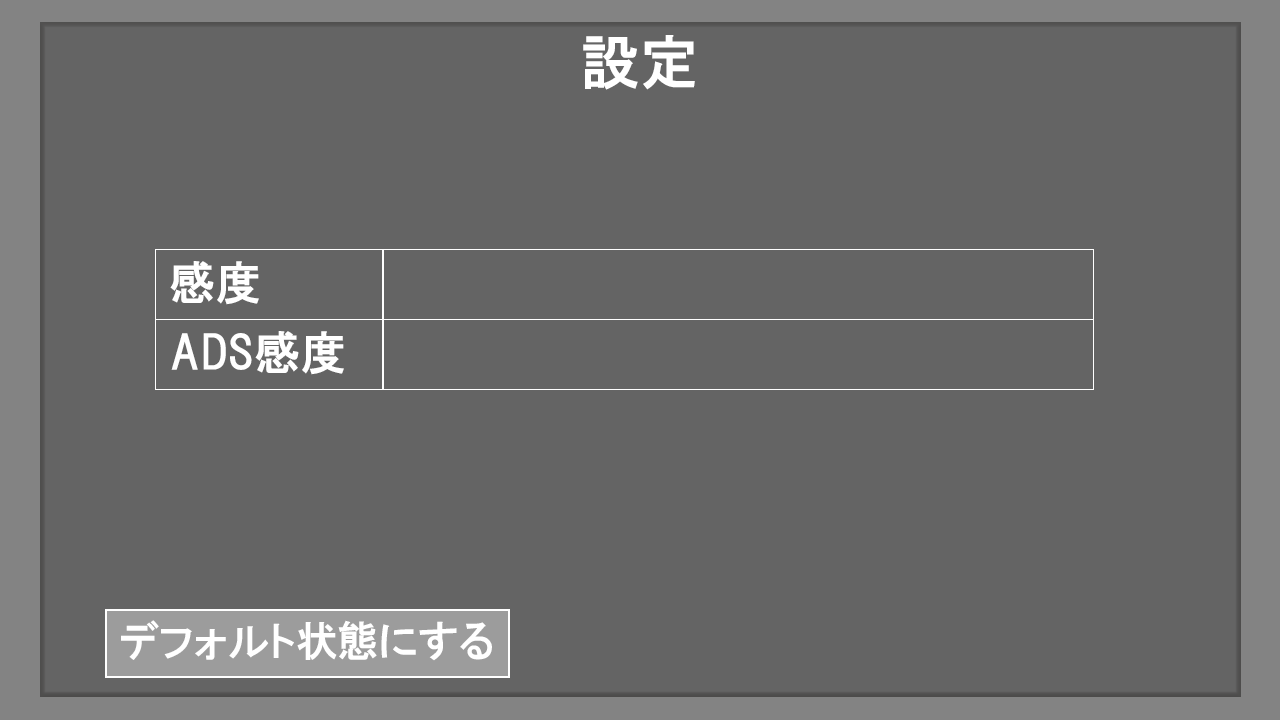
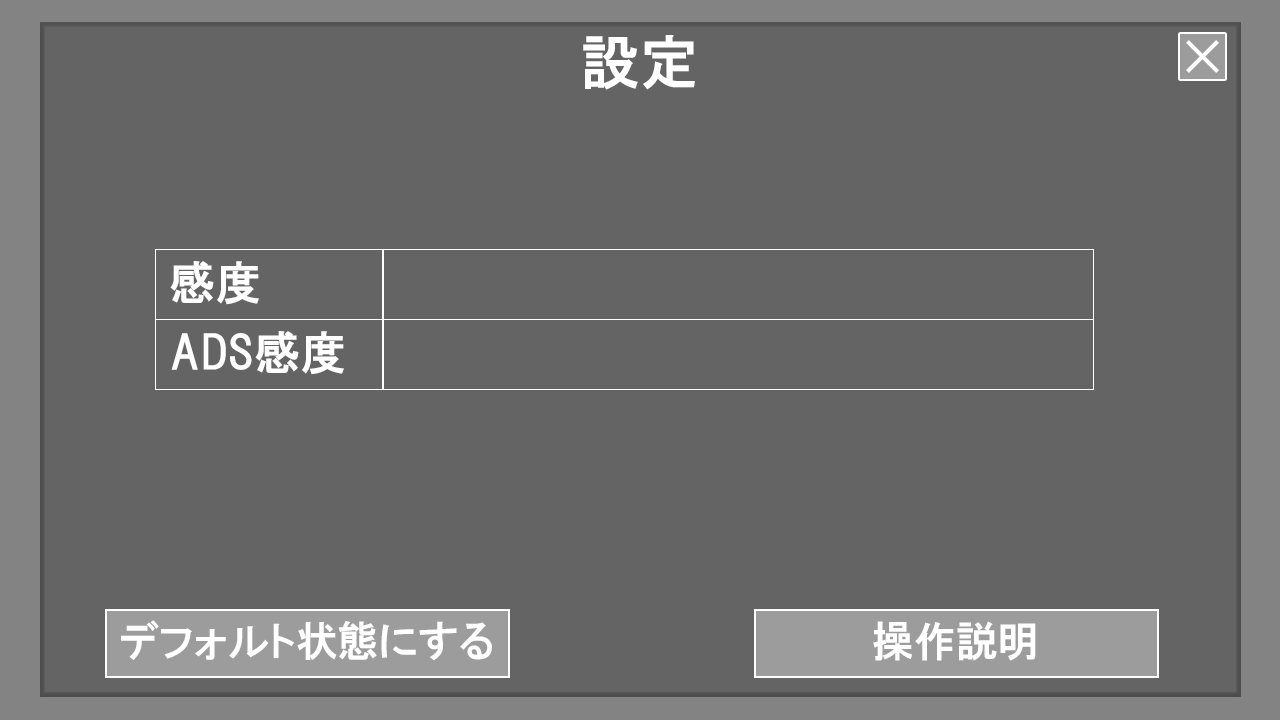
Layers edited between the first and the second w=1280, h=720 image:
added layer "線 1" (1st of 2) above "線 1" over [1186, 40, 1219, 73]
added layer "線 1" (2nd of 2) above "長方形 4" over [1186, 40, 1219, 73]
added layer "長方形 4" above "操作説明" over [1180, 34, 1225, 79]
added layer "操作説明" above "長方形 3" over [873, 621, 1036, 661]
added layer "長方形 3" (1st of 2) above "デフォルト状態にする" over [754, 609, 1159, 678]
